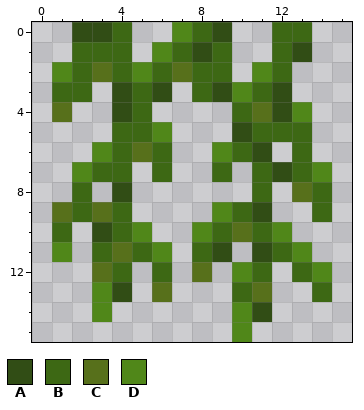
Pixel-art sprite -- vines/textures/vines_jungle_end.png. Above: the version before the commit.
The file is 16x16 pixels.
Palette (. is transparent): A #314d15  B #3d6814  C #57701b  D #508719
Once edited:
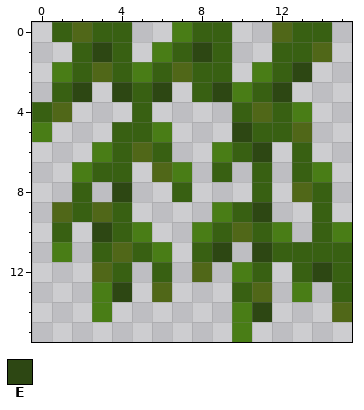
Colours new in this view: E #2d4713
Diff:
colour B: #3d6814 -> #386012
colour C: #57701b -> #506718
colour D: #508719 -> #497d16
y 0: x 1..3 .AA -> BCB; x 9 A -> B; x 12 B -> C; x 14 . -> B
y 1: x 3 B -> E; x 8 A -> E; x 13..14 A. -> BC
y 2: x 13 . -> E
y 3: x 2 B -> E; x 4 A -> E; x 6 A -> E; x 9 A -> E; x 12 A -> E
y 4: x 0 . -> B; x 4 A -> .; x 12 A -> B
y 5: x 0 . -> D; x 10 A -> E; x 13 B -> C
y 6: x 11 A -> E
y 7: x 6..7 B. -> CD; x 12 A -> .
y 8: x 4 A -> E; x 7 . -> B
y 9: x 11 A -> E
y 10: x 3 A -> E; x 14..15 .. -> BD
y 11: x 9 A -> E; x 11 A -> E; x 13..15 D.. -> BBB
y 12: x 14..15 D. -> EB
y 13: x 4 A -> E; x 13..15 .B. -> D.B
y 14: x 11 A -> E; x 15 . -> C
